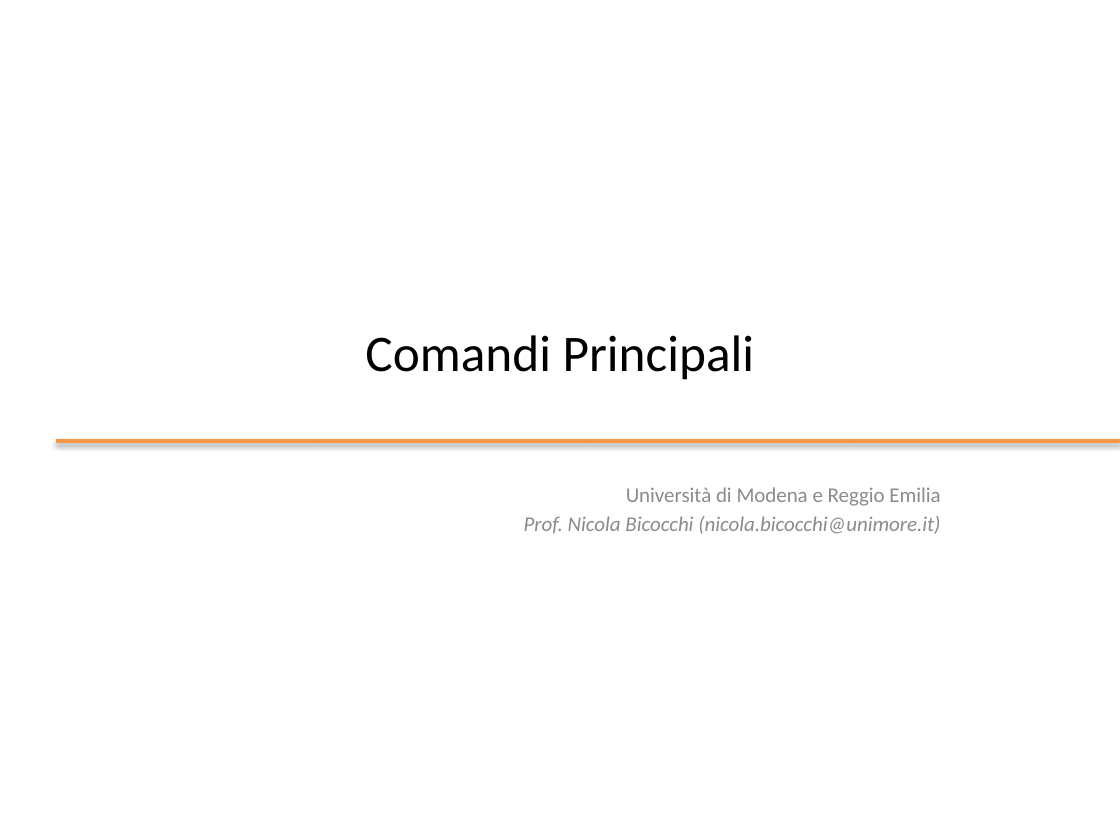
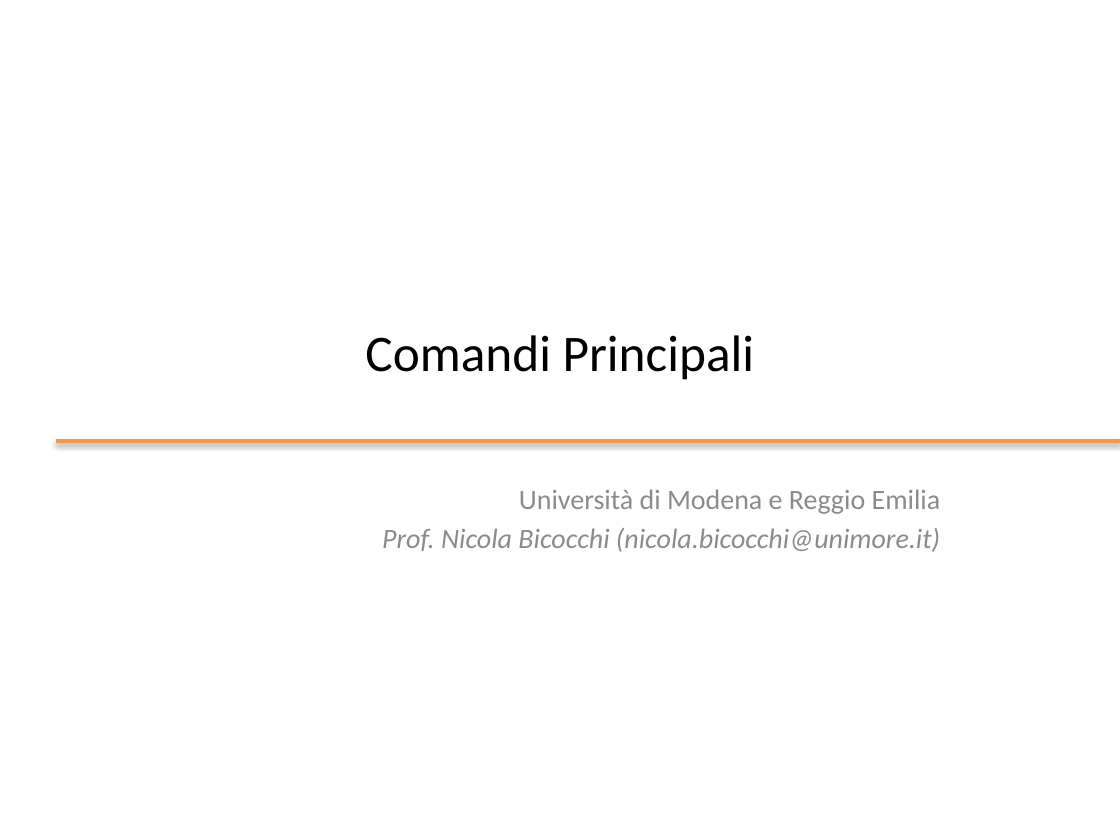
Before and after one commit to nbicocchi/operatingsystemsbsc, a slide deck: slide 1 of slides/ppt/04_Comandi principali.pptx. Drawn at 1120x840 pixels with LibreOffice and Linux fonts; fonts in the diff are those of the drawing; background and template pictures are left out. Boxes give left, top, right and bottom in pixels: in the first picture for what was removed or moved away, otherwise in the second. Text is boxed around its words. In the diff, an @@ line names an element or a change of style, - is before the commit and + after.

```diff
--- a/slides/ppt/04_Comandi principali.pptx
+++ b/slides/ppt/04_Comandi principali.pptx
@@ subtitle "Università di Modena e Reggio ..." at (382,489,941,552): size 13.5 to 18 pt @@
```
Also in this commit, not shown: 5 other slides changed, 3 other files.
